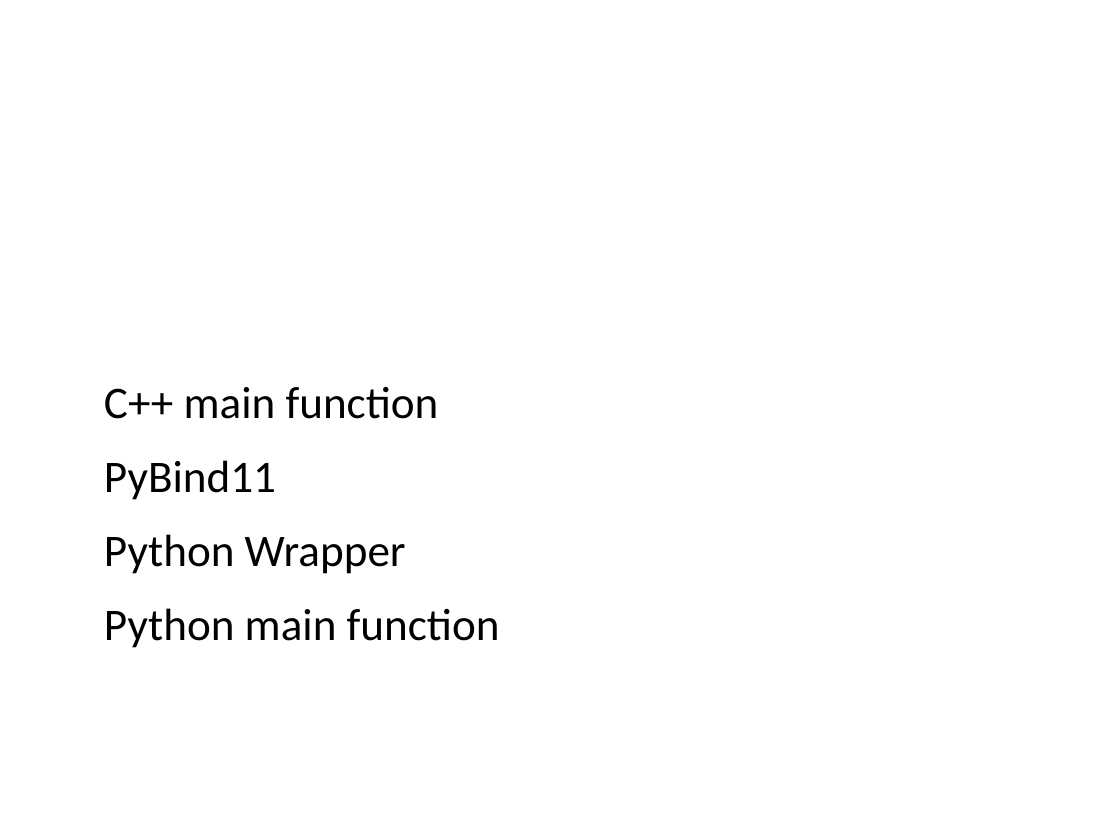
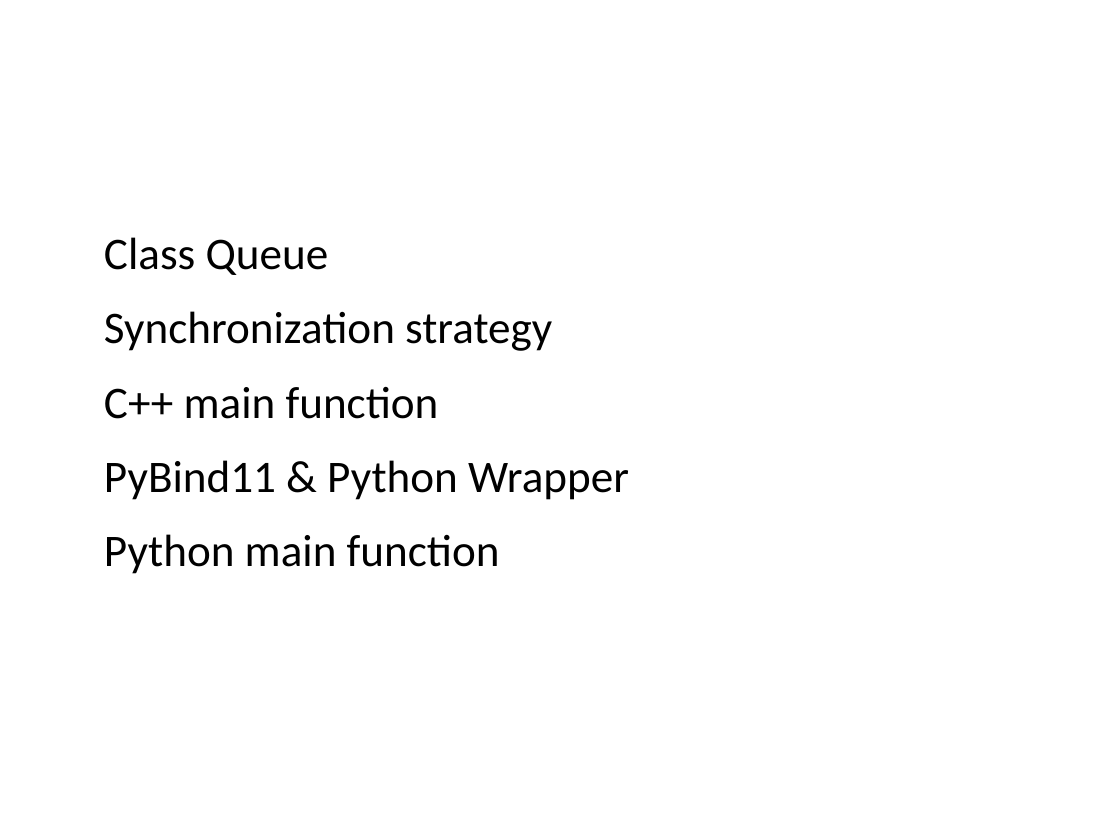
Before and after one commit to AndreaAguzzoli/RTES-Project, a slide deck: slide 2 of code/doc/Presentazione.odp. Drawn at 1120x840 pixels with LibreOffice and Linux fonts; fonts in the diff are those of the drawing; background and template pictures are left out. Boxes give left, top, right and bottom in pixels: in the first picture for what was removed or moved away, otherwise in the second. Text is boxed around its words. In the diff, an @@ line names an element or a change of style, - is before the commit and + after.

```diff
--- a/code/doc/Presentazione.odp
+++ b/code/doc/Presentazione.odp
@@ text at bbox=[104, 237, 552, 351]: text colour #FFFFFF to #000000 in "Class Queue", "Synchronization strategy" @@
@@ text at bbox=[104, 460, 629, 500]: text changed @@
-● PyBind11
-● Python Wrapper
+● PyBind11 & Python Wrapper
```
Also in this commit, not shown: 2 other slides changed, 4 slides added, 5 other files.
